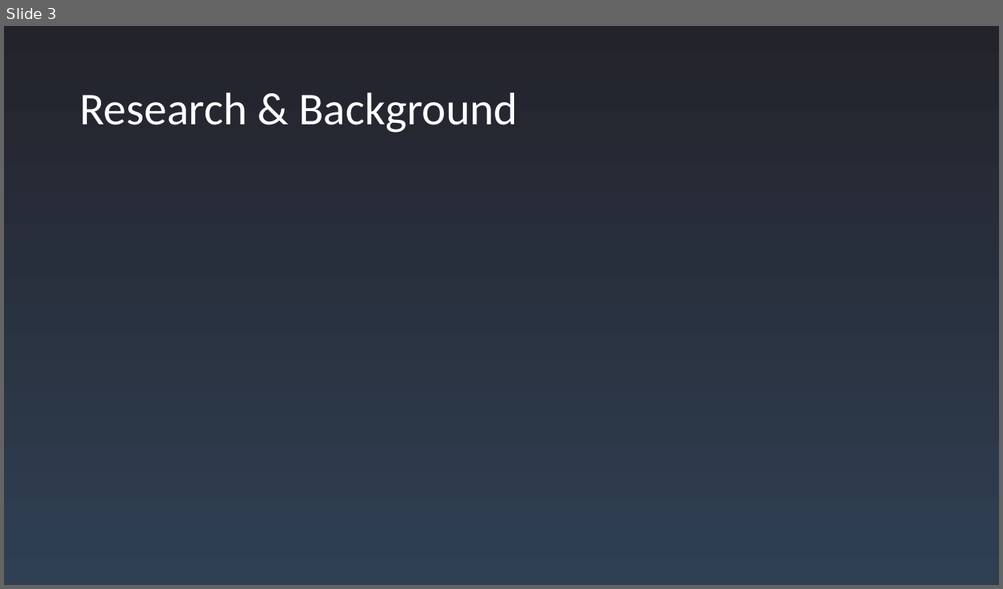
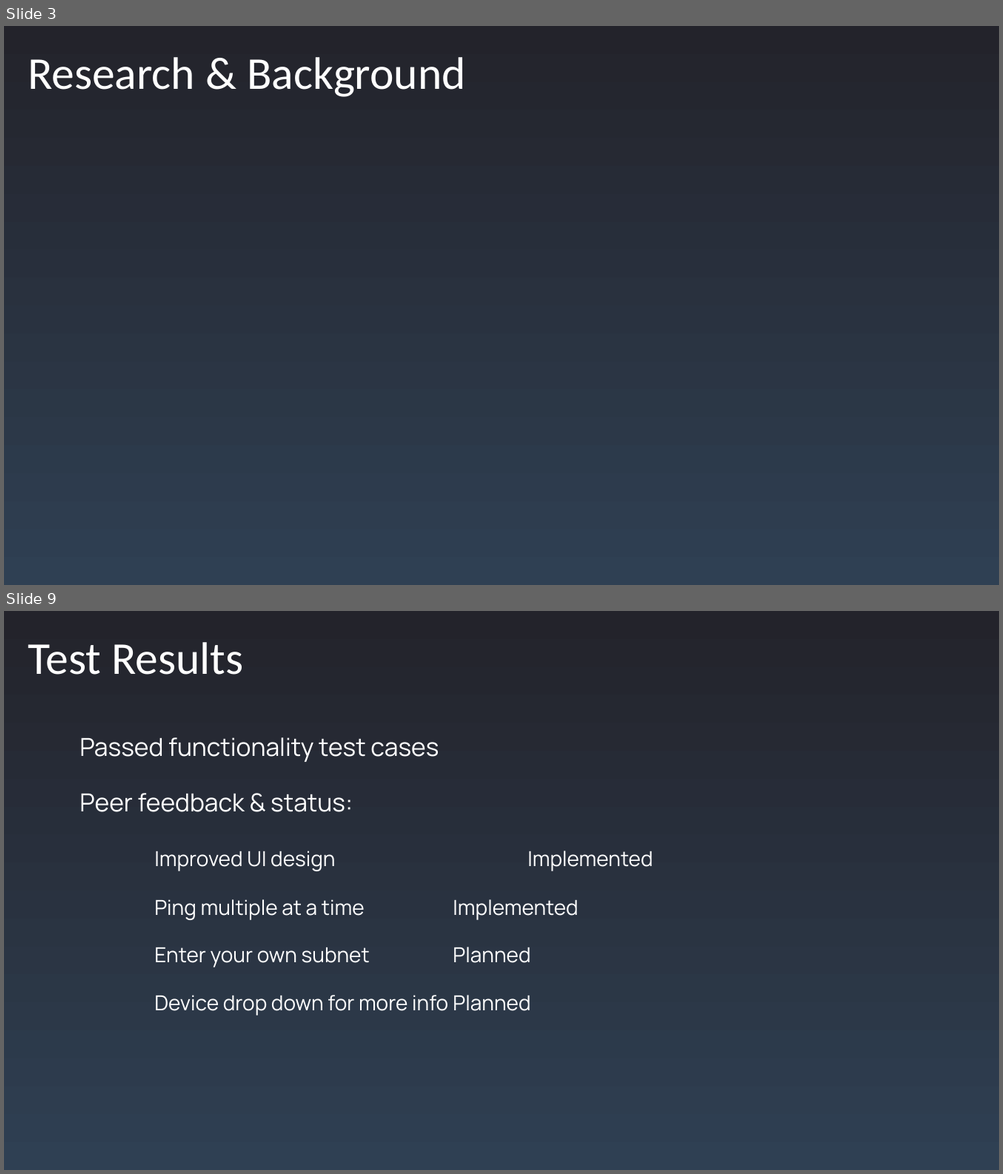
Before and after one commit to CEStrobl/nightwatch, a slide deck: documentation/NightWatch-Presentation.pptx. Shown one above the other, each under a label of ours: slide 3 before the commit, slides 3 and 9 after it; the slides between them are not shown. The pictures are 1003x589 and 1003x1174 pixels, drawn with LibreOffice and Linux fonts; fonts in the diff are those of the drawing. Boxes give left, top, right and bottom in pixels: in the first picture for what was removed or moved away, otherwise in the second. Text is boxed around its words. In the diff, an @@ line names an element or a change of style, - is before the commit and + after.

```diff
--- a/documentation/NightWatch-Presentation.pptx
+++ b/documentation/NightWatch-Presentation.pptx
@@ slide 9 added at (x1=4, y1=611, x2=999, y2=1170), background gradient #23232B to #2F4053 @@
@@ title added at (x1=28, y1=642, x2=243, y2=675), 44 pt, text #FFFFFF @@
+Test Results
@@ text added at (x1=79, y1=738, x2=652, y2=1016), 20 pt, text #FFFFFF @@
+Passed functionality test cases
+Peer feedback & status:
+Improved UI design Implemented
+Ping multiple at a time Implemented
+Enter your own subnet Planned
+Device drop down for more info Planned
@@ slide 3 changed as well @@
@@ title "Research & Background" moved from (x1=79, y1=93, x2=518, y2=133) to (x1=28, y1=57, x2=466, y2=97) @@
```
Also in this commit, not shown: 1 other slide changed, 9 other slides added, 1 slide removed.
